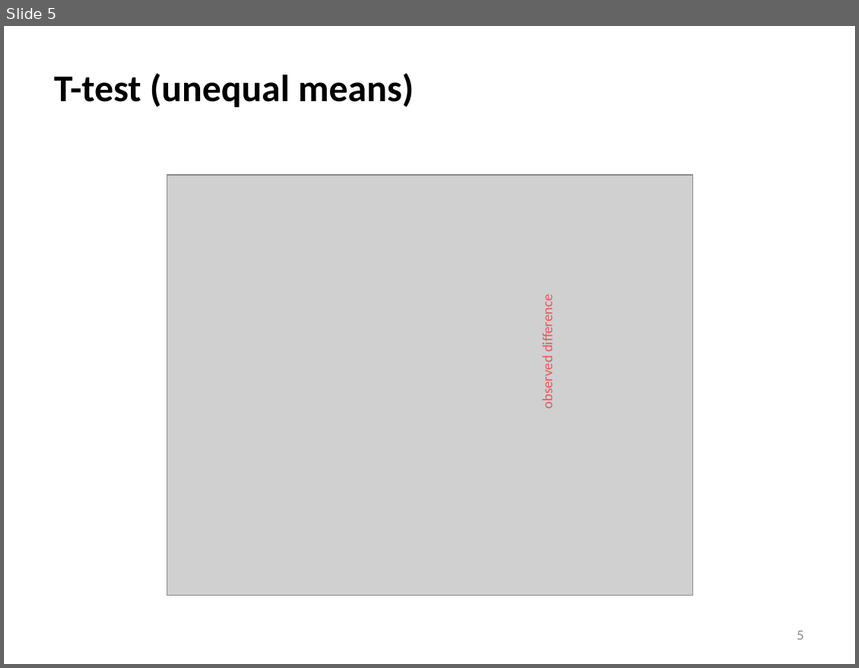
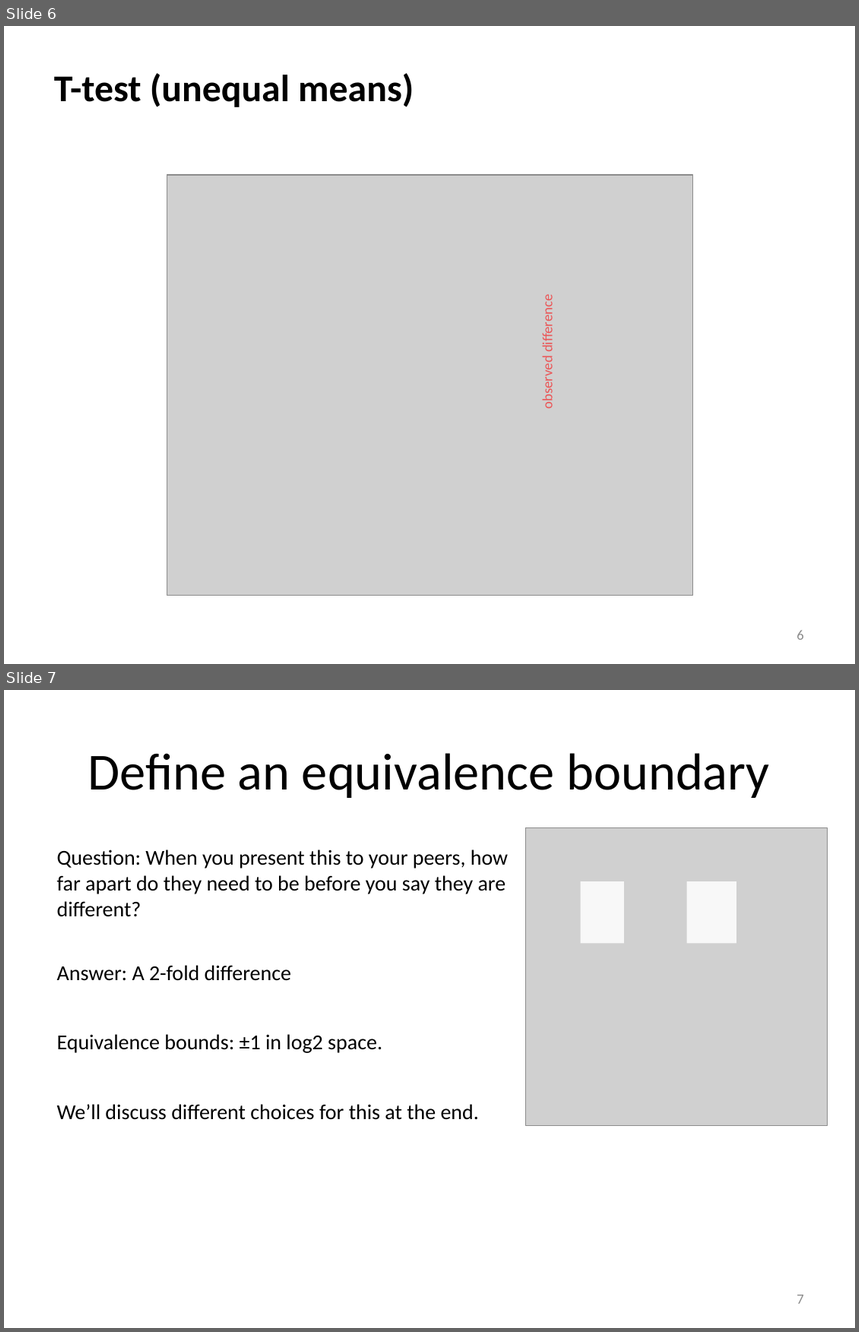
Before and after one commit to meekrob/stats_workshop_2020, a slide deck: adeline/Adeline_TOST_edit.pptx. Shown one above the other, each under a label of ours: slide 5 before the commit, slides 6 and 7 after it. The pictures are 859x668 and 859x1332 pixels, drawn with LibreOffice and Linux fonts; fonts in the diff are those of the drawing; grey boxes stand for pictures. Boxes give left, top, right and bottom in pixels: in the first picture for what was removed or moved away, otherwise in the second. Text is boxed around its words. In the diff, an @@ line names an element or a change of style, - is before the commit and + after.

```diff
--- a/adeline/Adeline_TOST_edit.pptx
+++ b/adeline/Adeline_TOST_edit.pptx
@@ slide 7 added at (4,690,855,1328), background #FFFFFF @@
@@ title added at (88,753,770,798), 44 pt, text #000000 @@
+Define an equivalence boundary
@@ picture added at (526,828,828,1125) @@
@@ text added at (57,850,508,917), 18 pt, text #000000 @@
+Question: When you present this to your peers, how far apart do they need to be before you say they are different?
@@ rectangle added at (580,882,623,944), fill #FFFFFF at 86% opacity @@
@@ rectangle added at (686,882,736,944), fill #FFFFFF at 86% opacity @@
@@ text added at (57,965,291,981), 18 pt, text #000000 @@
+Answer: A 2-fold difference
@@ text added at (57,1034,382,1053), 18 pt, text #000000 @@
+Equivalence bounds: ±1 in log2 space.
@@ text added at (57,1104,479,1120), 18 pt, text #000000 @@
+We’ll discuss different choices for this at the end.
@@ page number added at (797,1295,804,1304), 12 pt, text #8C8C8C @@
+7
@@ what was slide 5 is now slide 6 @@
@@ page number at (797,630,804,640): text changed @@
-5
+6
```
Also in this commit, not shown: 7 slides changed, 2 other slides added, 2 slides removed.
